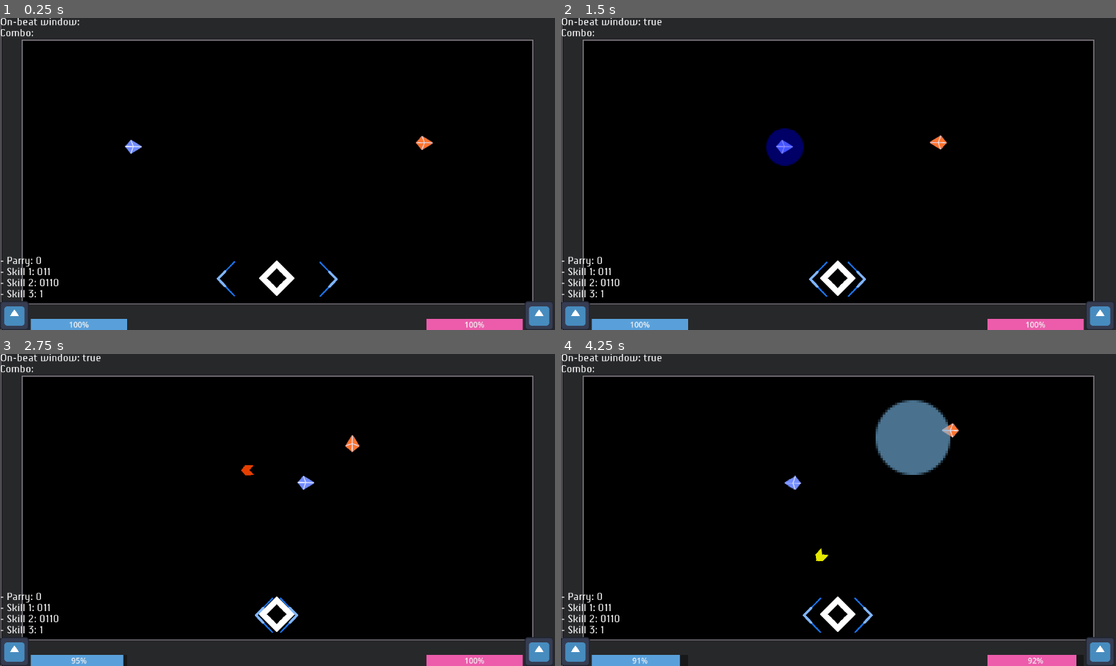
Above: before the commit, frames 1-4 (two rows, left to right).
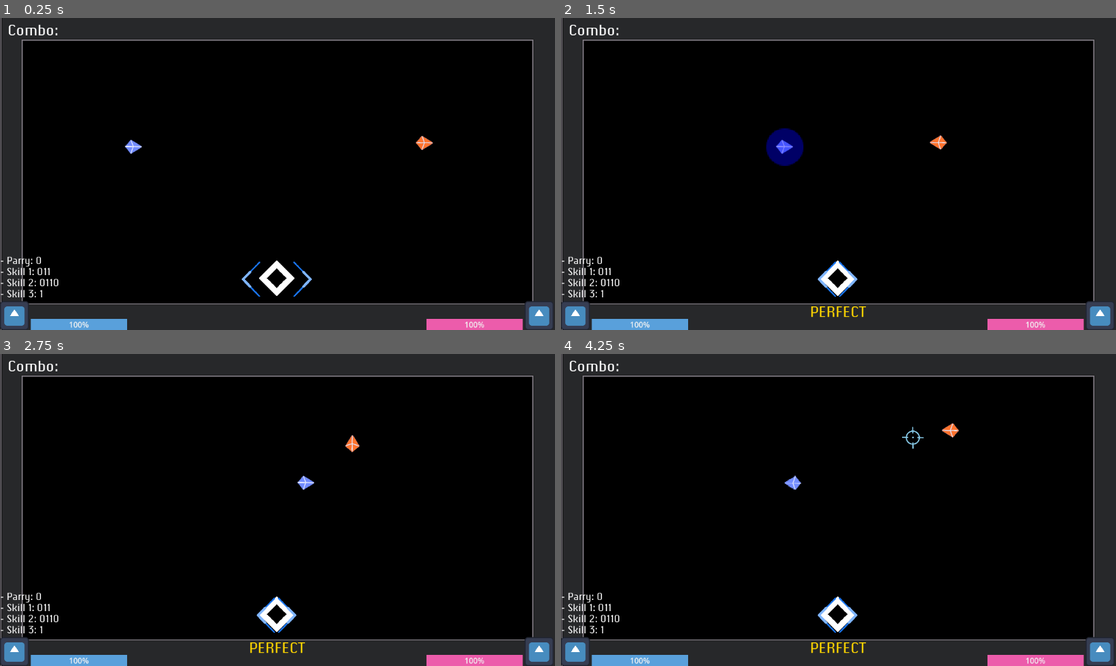
Above: after the commit, the same moments.

Repository: parkouralvoil/holoparry-fangamejam
Game: Godot game, scene res://levels/test_level/test_level.tscn
Two runs of this game, one before a commit and one after it. Both use one fixed random seed, a clock stepped at 60 frames per second and the inputs below. The engine's default icon, where the game draws it, is replaced by a stand-in: a white triangle on a blue panel in a dark square. Sound files missing from this copy of the repository are replaced by a short silence.
Inputs:
- Up to frame 1 (0.25 s): no input
- Up to frame 2 (1.5 s): hold D (move_right) 0.53-1.28 s; tap Space (beat_activate) at 0.6, 1.35 s; hold Down (combo_down) from 1.28 s (still down)
- Up to frame 3 (2.75 s): release Down (combo_down) at 2.03 s; hold D (move_right) from 2.03 s (still down); tap Space (beat_activate) at 2.1 s
- Up to frame 4 (4.25 s): release D (move_right) at 2.78 s; hold Up (combo_up) 2.78-3.53 s; tap Space (beat_activate) at 2.85, 3.6 s; hold A (move_left) from 3.53 s (still down)

The runs differ from the first frame. In frame 1, 0.6% of the frame differs, in the area x 0-61%, y 0-90%; in frame 2, 0.8%; in frame 3, 0.8%; in frame 4, 3.6%, in the area x 0-95%, y 0-100%.

Commit message:
feat: beat visualizer label and beat quality

Diff:
--- a/characters/character.gd
+++ b/characters/character.gd
@@ -10,7 +10,6 @@
 var _move_direction: Vector2
 var _face_direction: Vector2 = _move_direction
 var _speed: float = 250.0
-var _beat_window_active: bool = false
 var _player_combo: Array[PT.Combo] = []:
 	set(val):
 		_player_combo = val
@@ -33,7 +32,6 @@
 	assert(_Moveset)
 	assert(_Hitbox)
 	assert(_character_resource_state)
-	EventBus.beat_window_changed.connect(_on_beat_window_changed)
 	_Moveset.assign_resource_state(_character_resource_state)
 	_Moveset.activated_parry.connect(_on_activated_parry)
 	_Hitbox.got_hit.connect(_on_hit)
@@ -47,21 +45,25 @@
 	_check_combo_skill_input()
 
 func _check_combo_skill_input() -> void:
+	var current_quality := BeatVisualizer.current_beat_quality
 	if Input.is_action_just_pressed("beat_activate"):
 		if _is_action_on_beat():
 			_perform_combo()
 		else:
 			_clear_combo()
+		EventBus.combo_or_skill_pressed.emit(current_quality)
 	if Input.is_action_just_pressed("combo_up"):
 		if _is_action_on_beat():
 			_add_combo(PT.Combo.UP)
 		else:
 			_clear_combo()
+		EventBus.combo_or_skill_pressed.emit(current_quality)
 	if Input.is_action_just_pressed("combo_down"):
 		if _is_action_on_beat():
 			_add_combo(PT.Combo.DOWN)
 		else:
 			_clear_combo()
+		EventBus.combo_or_skill_pressed.emit(current_quality)
 
 
 func _perform_combo() -> void:
@@ -90,7 +92,7 @@
 
 
 func _is_action_on_beat() -> bool:
-	return _beat_window_active
+	return BeatVisualizer.current_beat_quality != PT.BeatQuality.MISS
 
 
 func _check_move_input() -> void:
@@ -109,10 +111,6 @@
 		_move_direction.x = 0
 
 
-func _on_beat_window_changed(active: bool) -> void:
-	_beat_window_active = active
-
-
 func _on_hit(dmg: int) -> void:
 	if not _parry_invulnerability:
 		_character_resource_state.take_damage(dmg)
--- a/enemies/enemy.gd
+++ b/enemies/enemy.gd
@@ -36,7 +36,7 @@
 	assert(_Moveset)
 	assert(_Hitbox)
 	assert(_character_resource_state) ## doesnt need to pass it to tokino moveset
-	EventBus.beat_window_changed.connect(_on_beat_window_changed)
+	EventBus.beat_update.connect(_on_beat_update)
 	_Hitbox.got_hit.connect(_on_hit)
 	_MoveTimer.start(_move_timer_duration)
 	_MoveTimer.timeout.connect(_on_move_timer_timeout)
@@ -57,26 +57,25 @@
 	move_and_slide()
 
 
-func _on_beat_window_changed(active: bool) -> void:
-	if active:
-		if _EnemyParryBehavior.has_overlapping_areas() and _ParryTimer.is_stopped():
-			_ParryTimer.start(_parry_timer_duration)
-			_Moveset.enemy_use_skill(0)
-			_attack_counter = _attack_threshold
-			return
-		if _attack_counter >= _attack_threshold:
-			var num := CombatHelper.RNG.randf()
-			if num < 0.2:
-				_Moveset.enemy_use_skill(3)
-				_attack_counter = 1
-			elif num < 0.5:
-				_Moveset.enemy_use_skill(2)
-				_attack_counter = 2
-			else:
-				_Moveset.enemy_use_skill(1)
-				_attack_counter = 2
+func _on_beat_update() -> void:
+	if _EnemyParryBehavior.has_overlapping_areas() and _ParryTimer.is_stopped():
+		_ParryTimer.start(_parry_timer_duration)
+		_Moveset.enemy_use_skill(0)
+		_attack_counter = _attack_threshold
+		return
+	if _attack_counter >= _attack_threshold:
+		var num := CombatHelper.RNG.randf()
+		if num < 0.2:
+			_Moveset.enemy_use_skill(3)
+			_attack_counter = 1
+		elif num < 0.5:
+			_Moveset.enemy_use_skill(2)
+			_attack_counter = 2
 		else:
-			_attack_counter += 1
+			_Moveset.enemy_use_skill(1)
+			_attack_counter = 2
+	else:
+		_attack_counter += 1
 
 
 func _on_move_timer_timeout() -> void:
--- a/globals/EventBus.gd
+++ b/globals/EventBus.gd
@@ -1,4 +1,6 @@
 extends Node
 
-signal beat_window_changed(active: bool) ## for BeatManager to Player communication
+signal beat_update() # for nodes that just want to know if a beat occured
+signal measure_update(position: int) # unused but might be useful
 signal player_combo_updated(new_combo: Array[PT.Combo]) ## Player to PlayerInterface
+signal combo_or_skill_pressed(beat_quality: PT.BeatQuality) ## Moveset to BeatVisualizer
--- a/globals/ProjectTypes.gd
+++ b/globals/ProjectTypes.gd
@@ -6,3 +6,10 @@
 	DOWN,
 	UP,
 }
+
+enum BeatQuality {
+	MISS,
+	EARLY,
+	PERFECT,
+	LATE,
+}
--- a/interface/beat_visualiser.gd
+++ b/interface/beat_visualiser.gd
@@ -1,20 +1,101 @@
 extends Control
+class_name BeatVisualizer
 
 @onready var _main_hitMarker: TextureRect = $main_visual/Main
-@onready var _main_animationPlayer: AnimationPlayer = _main_hitMarker.get_node("AnimationPlayer")
-@onready var _left_animationPlayer: AnimationPlayer = $left_side_control/left.get_node("AnimationPlayer")
-@onready var _right_animationPlayer: AnimationPlayer = $right_side_control/right.get_node("AnimationPlayer")
+@onready var _main_animationPlayer: AnimationPlayer = %MainAnimation
+@onready var _left_animationPlayer: AnimationPlayer = %LeftAnimation
+@onready var _right_animationPlayer: AnimationPlayer = %RightAnimation
 
-#hardcoded :/
-var scale_hitmarker = (0.1 / (60.0/150.0)) + 0.05
+@onready var _label_quality: Label = %LabelQuality
+@onready var _timer_hide_quality: Timer = %TimerHideQuality
+
+var scale_hitmarker = (0.1 / Conductor.sec_per_beat) + 0.05
+
+## beat quality stuff
+var _late_available: bool = false ## set to true after the first beat
+static var current_beat_quality: PT.BeatQuality
+## percentages
+var _perfect_threshold: float = 0.95
+var _early_threshold: float = 0.75
+var _late_threshold: float = 0.15
 
 func _ready() -> void:
 	_left_animationPlayer.speed_scale = scale_hitmarker
 	_right_animationPlayer.speed_scale = scale_hitmarker
-	EventBus.beat_window_changed.connect(_on_beat_window_changed)
+	EventBus.beat_update.connect(_on_beat_update)
+	EventBus.combo_or_skill_pressed.connect(_combo_or_skill_pressed)
+	_timer_hide_quality.timeout.connect(_on_timer_hide_quality_timeout)
+	_label_quality.hide()
 
-func _on_beat_window_changed(active: bool) -> void:
-	if active:
-		_main_animationPlayer.play("pulsating")
-		_left_animationPlayer.play("left_hitmarker_to_main")
-		_right_animationPlayer.play("right_hitmarker_to_main")
+	_reset_beat_quality()
+
+
+func _process(_delta: float) -> void:
+	if not _right_animationPlayer.is_playing():
+		#print("not playing")
+		if _late_available:
+			current_beat_quality = PT.BeatQuality.PERFECT
+		else:
+			current_beat_quality = PT.BeatQuality.MISS
+		return
+	var current_time: float = _right_animationPlayer.current_animation_position
+	var length: float = _right_animationPlayer.current_animation_length
+	var percent: float = current_time/length
+	## PERFECT
+	if percent >= _perfect_threshold:
+		current_beat_quality = PT.BeatQuality.PERFECT
+	elif percent >= _early_threshold:
+		current_beat_quality = PT.BeatQuality.EARLY
+	elif percent <= _late_threshold and _late_available:
+		current_beat_quality = PT.BeatQuality.LATE
+	else:
+		current_beat_quality = PT.BeatQuality.MISS
+	#print(percent)
+
+
+func _reset_beat_quality() -> void:
+	current_beat_quality = PT.BeatQuality.MISS
+	_late_available = false
+
+
+func _get_beat_quality_string(beat_quality: PT.BeatQuality) -> String:
+	match beat_quality:
+		PT.BeatQuality.PERFECT:
+			return "PERFECT"
+		PT.BeatQuality.EARLY:
+			return "EARLY"
+		PT.BeatQuality.LATE:
+			return "LATE"
+		_:
+			return "MISS"
+
+
+func _get_beat_quality_color(beat_quality: PT.BeatQuality) -> Color:
+	match beat_quality:
+		PT.BeatQuality.PERFECT:
+			return Color.GOLD
+		PT.BeatQuality.EARLY:
+			return Color.LIGHT_SEA_GREEN
+		PT.BeatQuality.LATE:
+			return Color.LIGHT_SEA_GREEN
+		_:
+			return Color.RED
+
+
+
+func _on_beat_update() -> void:
+	_main_animationPlayer.play("pulsating")
+	_left_animationPlayer.play("left_hitmarker_to_main")
+	_right_animationPlayer.play("right_hitmarker_to_main")
+	_late_available = true
+
+
+func _combo_or_skill_pressed(beat_quality: PT.BeatQuality) -> void:
+	_label_quality.show()
+	_label_quality.text = _get_beat_quality_string(beat_quality)
+	_label_quality.modulate = _get_beat_quality_color(beat_quality)
+	_timer_hide_quality.start()
+
+
+func _on_timer_hide_quality_timeout() -> void:
+	_label_quality.hide()
--- a/interface/beat_visualiser.tscn
+++ b/interface/beat_visualiser.tscn
@@ -1,8 +1,9 @@
-[gd_scene load_steps=13 format=3 uid="uid://bi5g78vqtaklg"]
+[gd_scene load_steps=15 format=3 uid="uid://bi5g78vqtaklg"]
 
 [ext_resource type="Script" uid="uid://de8lvgc1cq1yr" path="res://interface/beat_visualiser.gd" id="1_gy0et"]
 [ext_resource type="Texture2D" uid="uid://ddxrwcuw4f7o4" path="res://assets/beat_visual/hit_marker.png" id="2_gy0et"]
 [ext_resource type="Texture2D" uid="uid://ddsm17kkviarf" path="res://assets/beat_visual/indicator.png" id="3_w3i15"]
+[ext_resource type="FontFile" uid="uid://dag7s301mbfag" path="res://assets/fonts/ChiqPro.ttf" id="4_kdp3e"]
 
 [sub_resource type="Animation" id="Animation_w3i15"]
 length = 0.001
@@ -41,6 +42,21 @@
 &"pulsating": SubResource("Animation_gy0et")
 }
 
+[sub_resource type="Animation" id="Animation_ud2ia"]
+length = 0.001
+tracks/0/type = "value"
+tracks/0/imported = false
+tracks/0/enabled = true
+tracks/0/path = NodePath("..:position")
+tracks/0/interp = 1
+tracks/0/loop_wrap = true
+tracks/0/keys = {
+"times": PackedFloat32Array(0),
+"transitions": PackedFloat32Array(1),
+"update": 0,
+"values": [Vector2(450, 433)]
+}
+
 [sub_resource type="Animation" id="Animation_kdp3e"]
 resource_name = "left_hitmarker_to_main"
 length = 0.1
@@ -55,21 +71,6 @@
 "transitions": PackedFloat32Array(1.1, 1),
 "update": 0,
 "values": [Vector2(450, 433), Vector2(532, 433)]
-}
-
-[sub_resource type="Animation" id="Animation_ud2ia"]
-length = 0.001
-tracks/0/type = "value"
-tracks/0/imported = false
-tracks/0/enabled = true
-tracks/0/path = NodePath("..:position")
-tracks/0/interp = 1
-tracks/0/loop_wrap = true
-tracks/0/keys = {
-"times": PackedFloat32Array(0),
-"transitions": PackedFloat32Array(1),
-"update": 0,
-"values": [Vector2(450, 433)]
 }
 
 [sub_resource type="AnimationLibrary" id="AnimationLibrary_slrro"]
@@ -78,6 +79,21 @@
 &"left_hitmarker_to_main": SubResource("Animation_kdp3e")
 }
 
+[sub_resource type="Animation" id="Animation_bouex"]
+length = 0.001
+tracks/0/type = "value"
+tracks/0/imported = false
+tracks/0/enabled = true
+tracks/0/path = NodePath("..:position")
+tracks/0/interp = 1
+tracks/0/loop_wrap = true
+tracks/0/keys = {
+"times": PackedFloat32Array(0),
+"transitions": PackedFloat32Array(1),
+"update": 0,
+"values": [Vector2(662, 433)]
+}
+
 [sub_resource type="Animation" id="Animation_slrro"]
 resource_name = "right_hitmarker_to_main"
 length = 0.1
@@ -92,21 +108,6 @@
 "transitions": PackedFloat32Array(1.1, 1),
 "update": 0,
 "values": [Vector2(662, 433), Vector2(575.5, 433)]
-}
-
-[sub_resource type="Animation" id="Animation_bouex"]
-length = 0.001
-tracks/0/type = "value"
-tracks/0/imported = false
-tracks/0/enabled = true
-tracks/0/path = NodePath("..:position")
-tracks/0/interp = 1
-tracks/0/loop_wrap = true
-tracks/0/keys = {
-"times": PackedFloat32Array(0),
-"transitions": PackedFloat32Array(1),
-"update": 0,
-"values": [Vector2(662, 433)]
 }
 
 [sub_resource type="AnimationLibrary" id="AnimationLibrary_gpirm"]
@@ -114,6 +115,10 @@
 &"RESET": SubResource("Animation_bouex"),
 &"right_hitmarker_to_main": SubResource("Animation_slrro")
 }
+
+[sub_resource type="LabelSettings" id="LabelSettings_ud2ia"]
+font = ExtResource("4_kdp3e")
+font_size = 30
 
 [node name="BeatVisualiser" type="Control"]
 layout_mode = 3
@@ -156,7 +161,8 @@
 texture = ExtResource("2_gy0et")
 expand_mode = 3
 
-[node name="AnimationPlayer" type="AnimationPlayer" parent="main_visual/Main"]
+[node name="MainAnimation" type="AnimationPlayer" parent="main_visual/Main"]
+unique_name_in_owner = true
 libraries = {
 &"": SubResource("AnimationLibrary_kdp3e")
 }
@@ -167,8 +173,8 @@
 anchor_top = 0.668
 anchor_right = 0.425
 anchor_bottom = 1.0
-offset_left = -0.432037
-offset_top = 0.135986
+offset_left = -0.432007
+offset_top = 0.136017
 offset_right = 0.399994
 pivot_offset = Vector2(20, 107.5)
 
@@ -190,7 +196,8 @@
 texture = ExtResource("3_w3i15")
 expand_mode = 1
 
-[node name="AnimationPlayer" type="AnimationPlayer" parent="left_side_control/left"]
+[node name="LeftAnimation" type="AnimationPlayer" parent="left_side_control/left"]
+unique_name_in_owner = true
 libraries = {
 &"": SubResource("AnimationLibrary_slrro")
 }
@@ -222,7 +229,30 @@
 expand_mode = 1
 flip_h = true
 
-[node name="AnimationPlayer" type="AnimationPlayer" parent="right_side_control/right"]
+[node name="RightAnimation" type="AnimationPlayer" parent="right_side_control/right"]
+unique_name_in_owner = true
 libraries = {
 &"": SubResource("AnimationLibrary_gpirm")
 }
+
+[node name="CenterContainer" type="CenterContainer" parent="."]
+layout_mode = 1
+anchors_preset = 12
+anchor_top = 1.0
+anchor_right = 1.0
+anchor_bottom = 1.0
+offset_top = -50.0
+offset_bottom = -21.0
+grow_horizontal = 2
+grow_vertical = 0
+
+[node name="LabelQuality" type="Label" parent="CenterContainer"]
+unique_name_in_owner = true
+layout_mode = 2
+text = "PERFECT"
+label_settings = SubResource("LabelSettings_ud2ia")
+horizontal_alignment = 1
+
+[node name="TimerHideQuality" type="Timer" parent="CenterContainer"]
+unique_name_in_owner = true
+one_shot = true
--- a/interface/player_interface.gd
+++ b/interface/player_interface.gd
@@ -1,12 +1,11 @@
 extends Control
 class_name PlayerInterface
 
-@onready var _OnBeatLabel: Label = %OnBeat
 @onready var _ComboLabel: Label = %Combo
 #@onready var _HPBar: ProgressBar = $HBoxContainer/VBoxContainer/HPBar
 
 func _ready() -> void:
-	EventBus.beat_window_changed.connect(_on_beat_window_changed)
+	##EventBus.beat_window_changed.connect(_on_beat_window_changed)
 	EventBus.player_combo_updated.connect(_on_player_combo_updated)
 
 
@@ -25,7 +24,3 @@
 	for c in new_combo:
 		new_text = new_text + " " + _convert_combo_to_string(c)
 	_ComboLabel.text = new_text
-
-
-func _on_beat_window_changed(active: bool) -> void:
-	_OnBeatLabel.text = "On-beat window: " + str(active)
--- a/interface/player_interface.tscn
+++ b/interface/player_interface.tscn
@@ -1,9 +1,13 @@
-[gd_scene load_steps=5 format=3 uid="uid://cq6rbvv0vku06"]
+[gd_scene load_steps=6 format=3 uid="uid://cq6rbvv0vku06"]
 
 [ext_resource type="Script" uid="uid://dmvpcdpyun8lr" path="res://interface/player_interface.gd" id="1_mh0db"]
 [ext_resource type="PackedScene" uid="uid://bjj7jv27knuec" path="res://interface/player_interface_components/player_info.tscn" id="2_ngni7"]
+[ext_resource type="FontFile" uid="uid://dag7s301mbfag" path="res://assets/fonts/ChiqPro.ttf" id="4_klv46"]
 [ext_resource type="PackedScene" uid="uid://bds35rjmy71sn" path="res://interface/player_interface_components/enemy_info.tscn" id="4_qundg"]
-[ext_resource type="LabelSettings" uid="uid://d2m1iuv3747bn" path="res://interface/label_settings/chiq_pro_ingame.tres" id="5_klv46"]
+
+[sub_resource type="LabelSettings" id="LabelSettings_grsaq"]
+font = ExtResource("4_klv46")
+font_size = 30
 
 [node name="PlayerInterface" type="Control"]
 layout_mode = 3
@@ -42,19 +46,12 @@
 grow_horizontal = 0
 grow_vertical = 0
 
-[node name="VBoxContainer" type="VBoxContainer" parent="."]
-layout_mode = 0
-offset_right = 40.0
-offset_bottom = 40.0
-
-[node name="OnBeat" type="Label" parent="VBoxContainer"]
+[node name="Combo" type="Label" parent="."]
 unique_name_in_owner = true
 layout_mode = 2
-text = "On-beat window: "
-label_settings = ExtResource("5_klv46")
-
-[node name="Combo" type="Label" parent="VBoxContainer"]
-unique_name_in_owner = true
-layout_mode = 2
+offset_left = 16.0
+offset_top = 13.0
+offset_right = 86.0
+offset_bottom = 32.0
 text = "Combo:"
-label_settings = ExtResource("5_klv46")
+label_settings = SubResource("LabelSettings_grsaq")
--- a/levels/ai_level/ai_level.tscn
+++ b/levels/ai_level/ai_level.tscn
@@ -3,7 +3,7 @@
 [ext_resource type="Script" uid="uid://66sw3ckr6fy2" path="res://levels/ai_level/ai_level_round_manager.gd" id="1_1cm0i"]
 [ext_resource type="Resource" uid="uid://cflfyogpk7t1i" path="res://interface/player_interface_components/player_info_state.tres" id="4_jmvde"]
 [ext_resource type="Resource" uid="uid://b4cpdtlev4jeg" path="res://interface/player_interface_components/enemy_info_state.tres" id="5_yq3qx"]
-[ext_resource type="PackedScene" uid="uid://dm8pidavkgymr" path="res://levels/beats_manager.tscn" id="6_gt2rn"]
+[ext_resource type="PackedScene" uid="uid://cbbxeyyvdx33t" path="res://levels/conductor.tscn" id="7_3ipyh"]
 [ext_resource type="Texture2D" uid="uid://f68idayf3lv3" path="res://assets/sprites/gray_tileset_godot.png" id="7_plu7y"]
 [ext_resource type="PackedScene" uid="uid://bi5g78vqtaklg" path="res://interface/beat_visualiser.tscn" id="8_yx6a0"]
 [ext_resource type="PackedScene" uid="uid://cq6rbvv0vku06" path="res://interface/player_interface.tscn" id="9_po7hq"]
@@ -405,8 +405,6 @@
 offset_bottom = 648.0
 color = Color(0, 0, 0, 1)
 
-[node name="BeatsManager" parent="." instance=ExtResource("6_gt2rn")]
-
 [node name="StartPosCharacter" type="Marker2D" parent="."]
 position = Vector2(277, 268)
 
@@ -430,3 +428,5 @@
 grow_vertical = 1
 
 [node name="PlayerInterface" parent="CanvasLayer" instance=ExtResource("9_po7hq")]
+
+[node name="Conductor" parent="." instance=ExtResource("7_3ipyh")]
--- a/levels/beats_manager.gd
+++ /dev/null
@@ -1,31 +0,0 @@
-extends Node2D
-class_name BeatsManager
-
-var _on_beat: bool = false:
-	set(val):
-		_on_beat = val
-		EventBus.beat_window_changed.emit(val)
-# dependent on song choice, will need smth to handle these
-var _beat_timing_duration: float = 60.0 / 150.0
-var _onbeat_window_duration: float = (60.0 / 150.0) * 1 ## for testing, this should be set like 0.35\
-var onbeat_offset = 0.0
-
-@onready var _BeatTiming: Timer = $BeatTiming
-@onready var _OnBeatWindow: Timer = $OnBeatWindow
-@onready var _TestMetronome: AudioStreamPlayer = $TestMetronome
-
-func _ready() -> void:
-	## play test song
-	$Conductor.play_from_beat(0, onbeat_offset)
-	_BeatTiming.start(_beat_timing_duration)
-	_BeatTiming.timeout.connect(_on_BeatTiming_timeout)
-	_OnBeatWindow.timeout.connect(_on_OnBeatWindow_timeout)
-
-func _on_BeatTiming_timeout() -> void:
-	## start the on-beat window
-	_OnBeatWindow.start(_onbeat_window_duration)
-	_on_beat = true
-
-func _on_OnBeatWindow_timeout() -> void:
-	## end the on-beat window
-	_on_beat = false
--- a/levels/beats_manager.tscn
+++ /dev/null
@@ -1,18 +0,0 @@
-[gd_scene load_steps=4 format=3 uid="uid://dm8pidavkgymr"]
-
-[ext_resource type="Script" uid="uid://0a5surwvwlw5" path="res://levels/beats_manager.gd" id="1_2p1vf"]
-[ext_resource type="AudioStream" uid="uid://c6651cavvjsn8" path="res://assets/sounds/metronome-85688.wav" id="2_2bb3t"]
-[ext_resource type="PackedScene" uid="uid://cbbxeyyvdx33t" path="res://levels/Conductor.tscn" id="3_2bb3t"]
-
-[node name="BeatsManager" type="Node2D"]
-script = ExtResource("1_2p1vf")
-
-[node name="BeatTiming" type="Timer" parent="."]
-
-[node name="OnBeatWindow" type="Timer" parent="."]
-one_shot = true
-
-[node name="TestMetronome" type="AudioStreamPlayer" parent="."]
-stream = ExtResource("2_2bb3t")
-
-[node name="Conductor" parent="." instance=ExtResource("3_2bb3t")]
--- a/levels/conductor.gd
+++ b/levels/conductor.gd
@@ -1,28 +1,28 @@
 extends AudioStreamPlayer
 class_name Conductor
 
-@export var bpm := 150
-@export var measures := 4
+## static lets anyone retrieve the the variable from the class
+## and makes the variable shared among different Conductor instances
+## (tho theres only one Conductor instance so the 2nd point is not necessary)
+static var bpm := 150
+static var measures := 4
 
-#Beat and Song position
+##Beat and Song position
+static var sec_per_beat: float = 60.0 / bpm
 var song_position: float = 0.0
 var song_position_in_beats: int = 0
-var sec_per_beat: float = 60.0 / bpm
 var last_reported_beat: int = 0
 var beat_before_start: int = 0
 var current_measure: int = 0
 
 #Variables for Action in sync with beat
-var closest: int = 0
-var time_off_beat: float = 0.0
+#var closest: int = 0
+#var time_off_beat: float = 0.0
 
-signal beat(position: int)
-signal measure(position: int)
+@onready var _Metronome: AudioStreamPlayer = $Metronome
 
-@onready var _TestMetronome: AudioStreamPlayer = $Metronome
-
-func _ready():
-	pass
+func _ready() -> void:
+	play_from_beat(0, 0)
 
 func _process(delta: float) -> void:
 	if playing:
@@ -35,15 +35,14 @@
 	if last_reported_beat < song_position_in_beats:
 		if current_measure >= measures:
 			current_measure = 0
-		beat.emit(song_position_in_beats)
-		measure.emit(current_measure)
+		EventBus.beat_update.emit()
+		EventBus.measure_update.emit(current_measure)
 		last_reported_beat = song_position_in_beats
 		current_measure += 1
 
-		#print_debug("Beat ", song_position_in_beats, ", Measure ", str(current_measure))
-		_TestMetronome.play()
+		_Metronome.play()
 
-func play_from_beat(beat: int, offset_beat: int):
+func play_from_beat(starting_beat: int, offset_beat: int):
 	play()
-	seek(beat * sec_per_beat)
+	seek(starting_beat * sec_per_beat)
 	beat_before_start = offset_beat
--- a/levels/test_level/test_level.tscn
+++ b/levels/test_level/test_level.tscn
@@ -3,12 +3,12 @@
 [ext_resource type="Script" uid="uid://cj6sw8voktjjv" path="res://levels/test_level/test_level_round_manager.gd" id="1_ur00s"]
 [ext_resource type="PackedScene" uid="uid://bhawgw10ec3kj" path="res://characters/character_lui.tscn" id="2_wkb0e"]
 [ext_resource type="Texture2D" uid="uid://f68idayf3lv3" path="res://assets/sprites/gray_tileset_godot.png" id="2_x25rp"]
-[ext_resource type="PackedScene" uid="uid://dm8pidavkgymr" path="res://levels/beats_manager.tscn" id="3_gmgay"]
 [ext_resource type="PackedScene" uid="uid://dkjy1fk4xv7dj" path="res://enemies/enemy_lui.tscn" id="3_ly3hx"]
 [ext_resource type="Resource" uid="uid://cflfyogpk7t1i" path="res://interface/player_interface_components/player_info_state.tres" id="4_ly3hx"]
 [ext_resource type="PackedScene" uid="uid://cq6rbvv0vku06" path="res://interface/player_interface.tscn" id="4_w7r7j"]
 [ext_resource type="Resource" uid="uid://b4cpdtlev4jeg" path="res://interface/player_interface_components/enemy_info_state.tres" id="5_4n8tn"]
 [ext_resource type="PackedScene" uid="uid://bi5g78vqtaklg" path="res://interface/beat_visualiser.tscn" id="5_o6mel"]
+[ext_resource type="PackedScene" uid="uid://cbbxeyyvdx33t" path="res://levels/conductor.tscn" id="9_21gvb"]
 
 [sub_resource type="TileSetAtlasSource" id="TileSetAtlasSource_gmgay"]
 texture = ExtResource("2_x25rp")
@@ -409,8 +409,6 @@
 offset_bottom = 648.0
 color = Color(0, 0, 0, 1)
 
-[node name="BeatsManager" parent="." instance=ExtResource("3_gmgay")]
-
 [node name="StartPosCharacter" type="Marker2D" parent="."]
 position = Vector2(277, 268)
 
@@ -434,3 +432,5 @@
 grow_vertical = 1
 
 [node name="PlayerInterface" parent="CanvasLayer" instance=ExtResource("4_w7r7j")]
+
+[node name="Conductor" parent="." instance=ExtResource("9_21gvb")]
--- a/project.godot
+++ b/project.godot
@@ -13,6 +13,7 @@
 config/name="HoloParry FanGameJam"
 run/main_scene="uid://yhpjuq7wt8y8"
 config/features=PackedStringArray("4.4", "GL Compatibility")
+run/max_fps=120
 config/icon="res://icon.svg"
 
 [autoload]
--- a/projectiles/attack_spawner/attack_spawner.gd
+++ b/projectiles/attack_spawner/attack_spawner.gd
@@ -27,12 +27,10 @@
 		else:
 			_SpawnerSprite.modulate = Color.SKY_BLUE
 	_SpawnerBox.set_parry_remover_collisions(from_enemy)
-	EventBus.beat_window_changed.connect(_on_beat_window_changed)
+	EventBus.beat_update.connect(_on_beat_update)
 
 
-func _on_beat_window_changed(active: bool) -> void:
-	if not active:
-		return
+func _on_beat_update() -> void:
 	var t := create_tween()
 	t.tween_property(_SpawnerSprite, "scale", Vector2(0.75, 0.75), 0.1).from(Vector2(1, 1))
 	_beat_counter += 1
Not shown: 1 places in levels/Conductor.tscn that only renumber resources
Not shown, removed: levels/beats_manager.gd.uid
